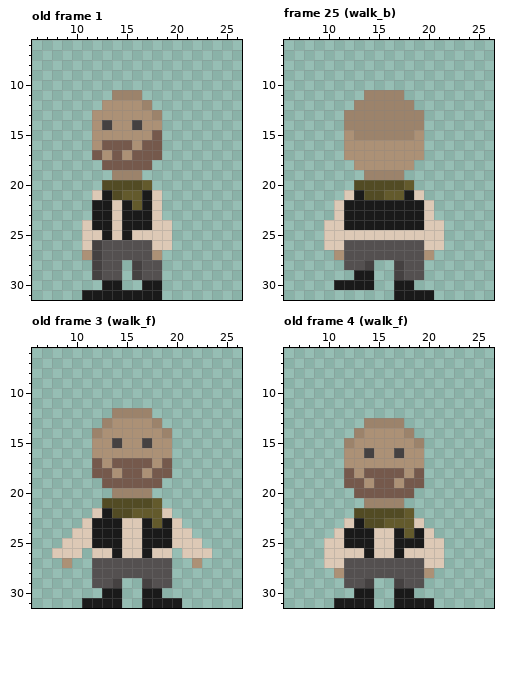
Edited in one commit: pixel-art file (COP4053/Assets/Art/Aesprites/Enemy/enemy.aseprite). That is the earlier state.
32x32 pixels, 25 frames. Shown: old frame 1: x 6..26, y 6..31; frame 25 (walk_b): x 6..26, y 6..31; old frame 3 (walk_f): x 6..26, y 6..31; old frame 4 (walk_f): x 6..26, y 6..31. The commit also changed other frames, which this record leaves out.
Now the later version:
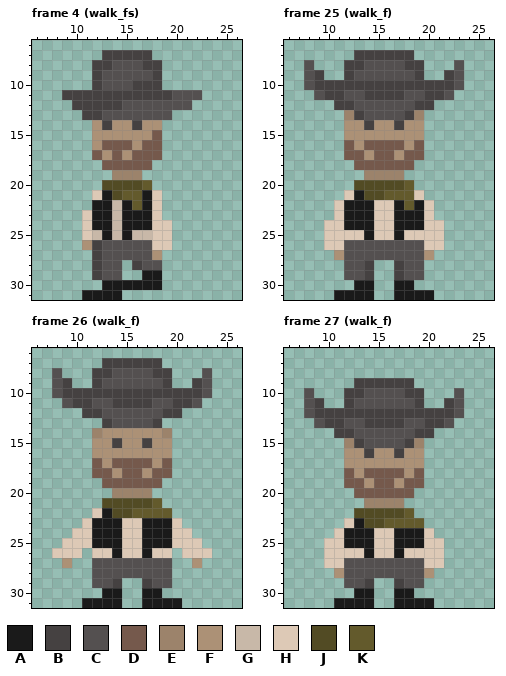
Palette (. is transparent): A #1a1a1a  B #454141  C #545050  D #75594c  E #9c836b  F #ac9176  G #c8b8a8  H #ddc9b6  J #524b24  K #635a2c
A new or re-ordered frame is compared with the old frame closest to it.
From old to new:
frames 25 -> 48
layer "Layer 2" now shown
frames re-ordered
Changed rows in their new state; - is an unchanged pixel.
Frame 4 (walk_fs) against old frame 1, layers "Layer 2", "Layer 1":
first column x 9:
 7 ----BBBBB-----
 8 ---BBCCCBB----
 9 ---BCCCCCB----
10 ---BCCCBBB----
11 BBBBBBBBBBBCCC
12 -BBBBBCCCCCCC-
13 --BBCCCCCCC---
first column x 11:
22 ---G----
23 H--G----
24 ---G----
25 -G-G-GG-
26 F-------
27 .-------
29 -----.AA
30 ----AA--
31 ----....
Frame 25 (walk_f), layers "Layer 2", "Layer 1":
first column x 8:
 7 -----BBBBBB-----
 8 C---BBCCCCBB---C
 9 CB--BCCCCCCB--BC
10 CBBBBBBBBBBBBBBC
11 -CBBCCBBBBCCBBC-
12 ---BBCCCCCCBB---
13 -----BCCCCB-----
14 ----FFBFFBFF----
15 -----FFFFFF-----
16 ----D-DDDD-D----
17 ----DD-DD-DD----
18 -----DDDDDD-----
21 ----------K-----
22 -------HH-K-----
23 -------HH-------
24 -------HH-------
25 ------A--A------
first column x 11:
29 -CCB
30 ..--
31 AAAA
Frame 26 (walk_f) is new; against old frame 3 (walk_f), layer "Layer 2":
first column x 8:
 7 -----BBBBBB-----
 8 C---BBCCCCBB---C
 9 CB--BCCCCCCB--BC
10 CBBBBBBBBBBBBBBC
11 -CBBCCBBBBCCBBC-
12 ---BBCCCCCCBB---
13 -----BCCCCB-----
first column x 18:
22 -K
23 A-
Frame 27 (walk_f) is new; against old frame 4 (walk_f), layer "Layer 2":
first column x 8:
 9 -----BBBBBB-----
10 C---BBCCCCBB---C
11 CB--BCCCCCCB--BC
12 CBBBBBBBBBBBBBBC
13 -CBBCCBBBBCCBBC-
14 ---BBCCCCCCBB---
15 -----BCCCCB-----
first column x 18:
23 -K
24 A-
